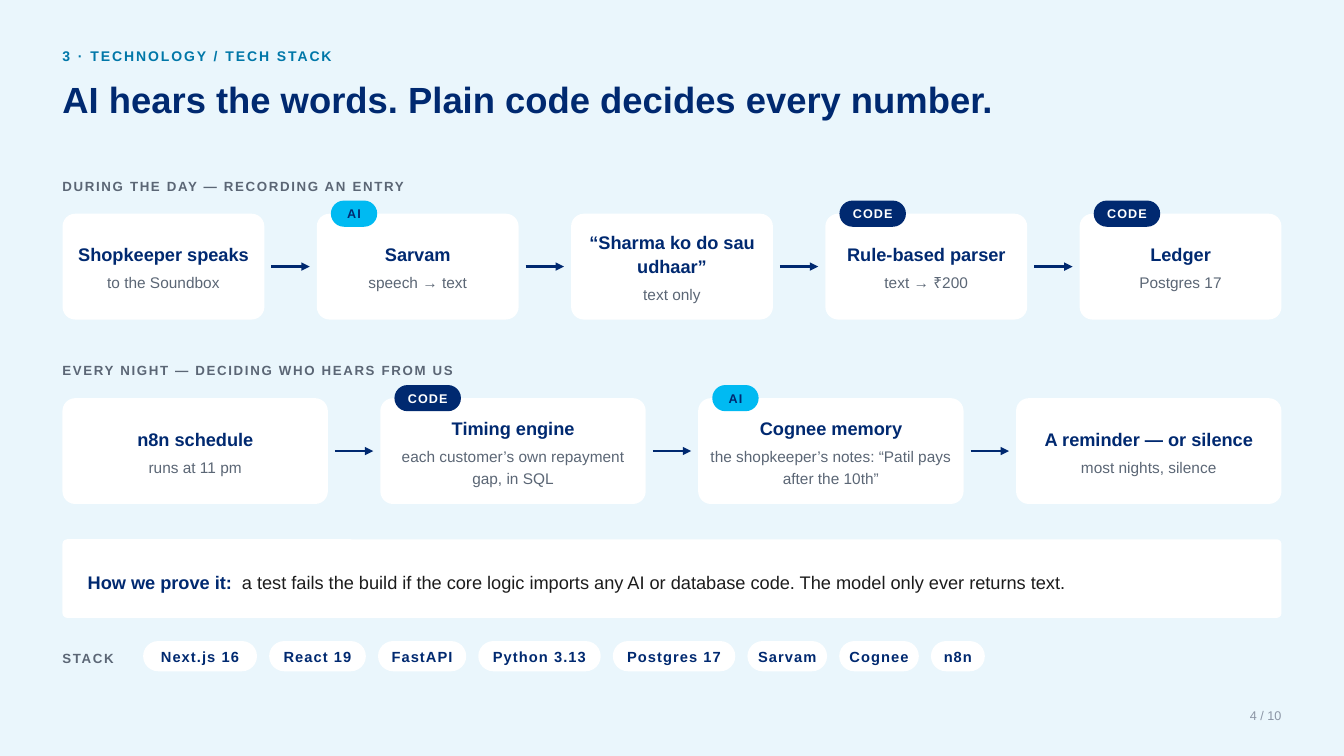
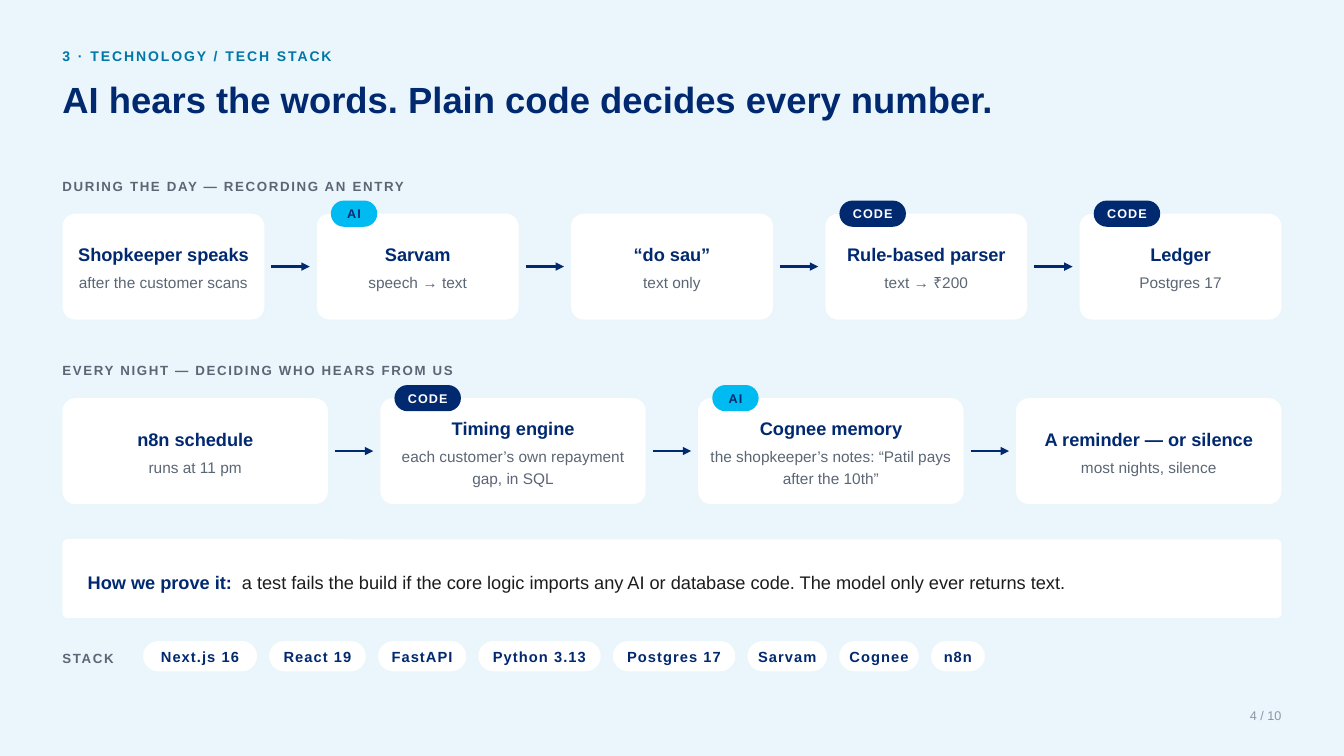
Before and after one commit to Uchiha-Itachi0/PAYTM-BAHI, a slide deck: slide 4 of docs/BAHI-Round1.pptx. Drawn at 1344x756 pixels with LibreOffice and Linux fonts; fonts in the diff are those of the drawing. Boxes give left, top, right and bottom in pixels: in the first picture for what was removed or moved away, otherwise in the second. Text is boxed around its words. In the diff, an @@ line names an element or a change of style, - is before the commit and + after.

```diff
--- a/docs/BAHI-Round1.pptx
+++ b/docs/BAHI-Round1.pptx
@@ text at bbox=[634, 247, 710, 261]: text changed @@
-“Sharma ko do sau udhaar”
+“do sau”
@@ text at bbox=[79, 277, 247, 288]: text changed @@
-to the Soundbox
+after the customer scans
```
Also in this commit, not shown: 4 other slides changed, 10 other files.
